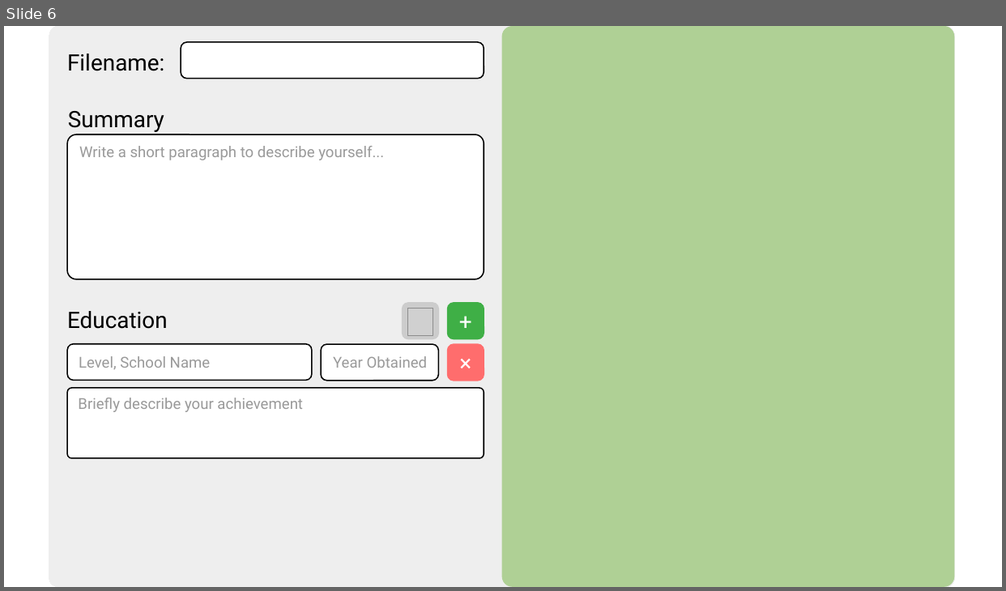
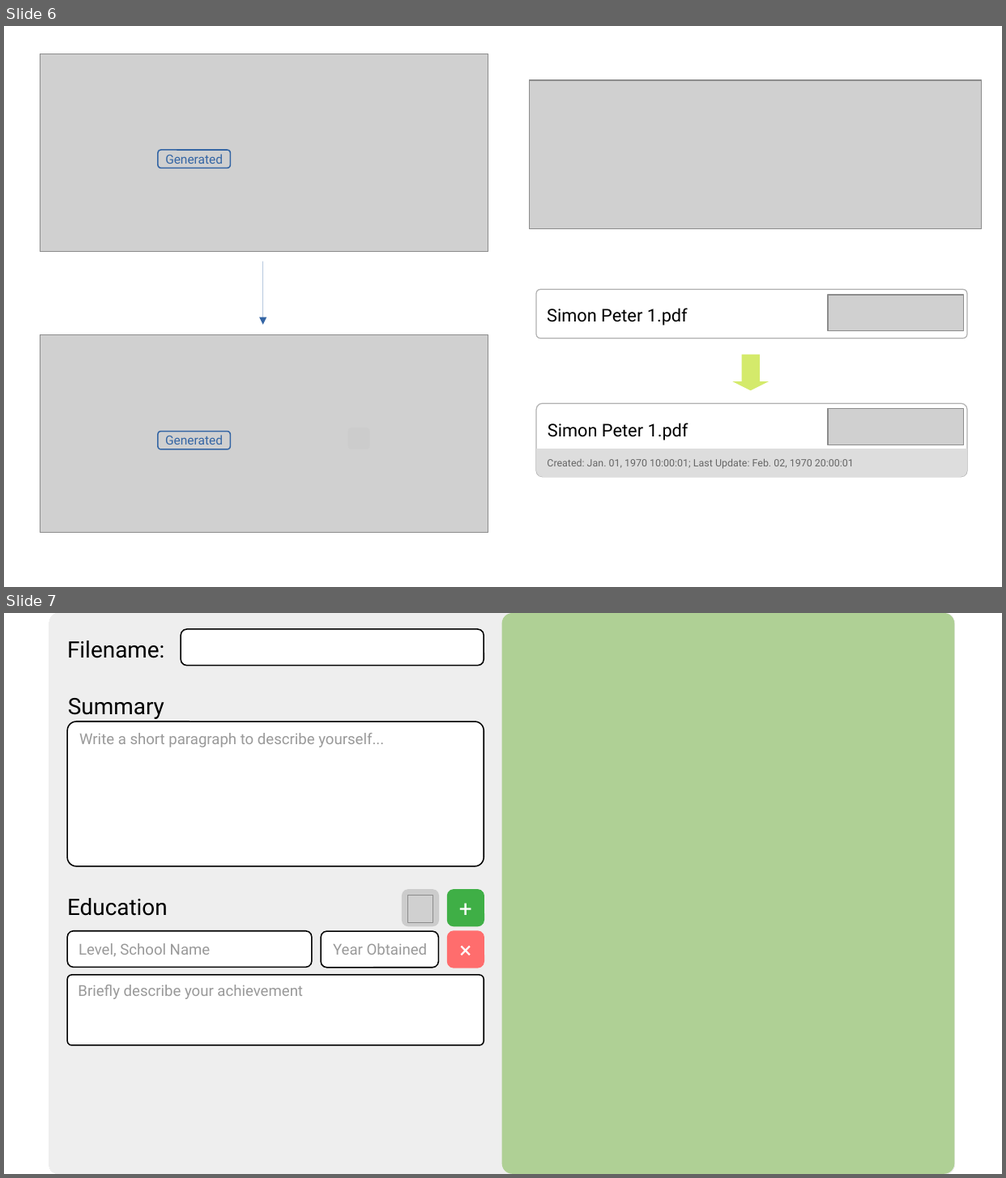
Before and after one commit to LKH10/Resudemo1, a slide deck: design/Generate.odp. Shown one above the other, each under a label of ours: slide 6 before the commit, slides 6 and 7 after it. The pictures are 1006x591 and 1006x1178 pixels, drawn with LibreOffice and Linux fonts; fonts in the diff are those of the drawing; grey boxes stand for pictures; background and template pictures are left out. Boxes give left, top, right and bottom in pixels: in the first picture for what was removed or moved away, otherwise in the second. Text is boxed around its words. In the diff, an @@ line names an element or a change of style, - is before the commit and + after.

```diff
--- a/design/Generate.odp
+++ b/design/Generate.odp
@@ slide 6 added at [4,26,1002,587], background #FFFFFF @@
@@ picture added at [40,54,488,251] @@
@@ picture added at [529,80,982,228] @@
@@ rounded rectangle added at [158,150,230,169], outline #3465A4 0.99 pt, 10 pt, text #3465A4 @@
+Generated
@@ arrow added from (263, 262) to (263, 325), #3465A4 0 pt @@
@@ rounded rectangle added at [536,289,968,339], outline #B2B2B2 0.79 pt, 14 pt, text #000000 @@
+Simon Peter 1.pdf
@@ picture added at [828,295,964,331] @@
@@ picture added at [40,335,488,533] @@
@@ down arrow added at [733,355,769,391], fill #D4EA6B @@
@@ rounded rectangle added at [536,403,968,477], outline #B2B2B2 0.79 pt, 14 pt, text #000000 @@
+Simon Peter 1.pdf
@@ picture added at [828,409,964,446] @@
@@ rounded rectangle added at [158,432,230,450], outline #3465A4 0.99 pt, 10 pt, text #3465A4 @@
+Generated
@@ rounded rectangle added at [348,428,370,450], fill #CCCCCC @@
@@ rectangle added at [536,449,968,463], fill #DDDDDD @@
@@ rounded rectangle added at [536,449,968,477], fill #DDDDDD, 8 pt, text #666666 @@
+Created: Jan. 01, 1970 10:00:01; Last Update: Feb. 02, 1970 20:00:01
@@ what was slide 6 is now slide 7 @@
```
Also in this commit, not shown: 5 slides changed, 5 other files.
